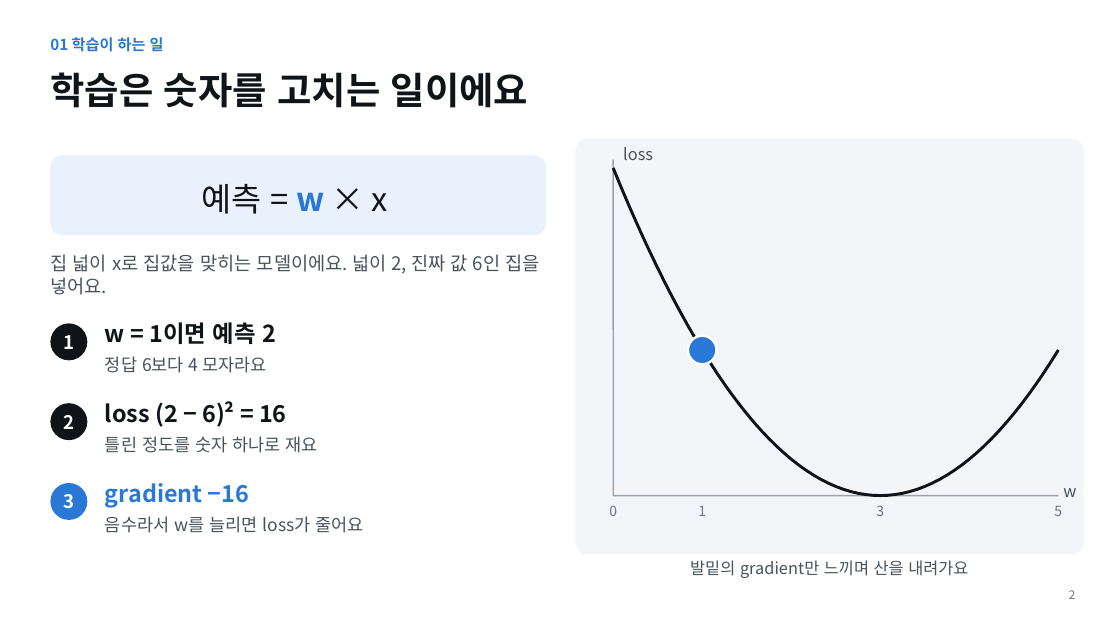
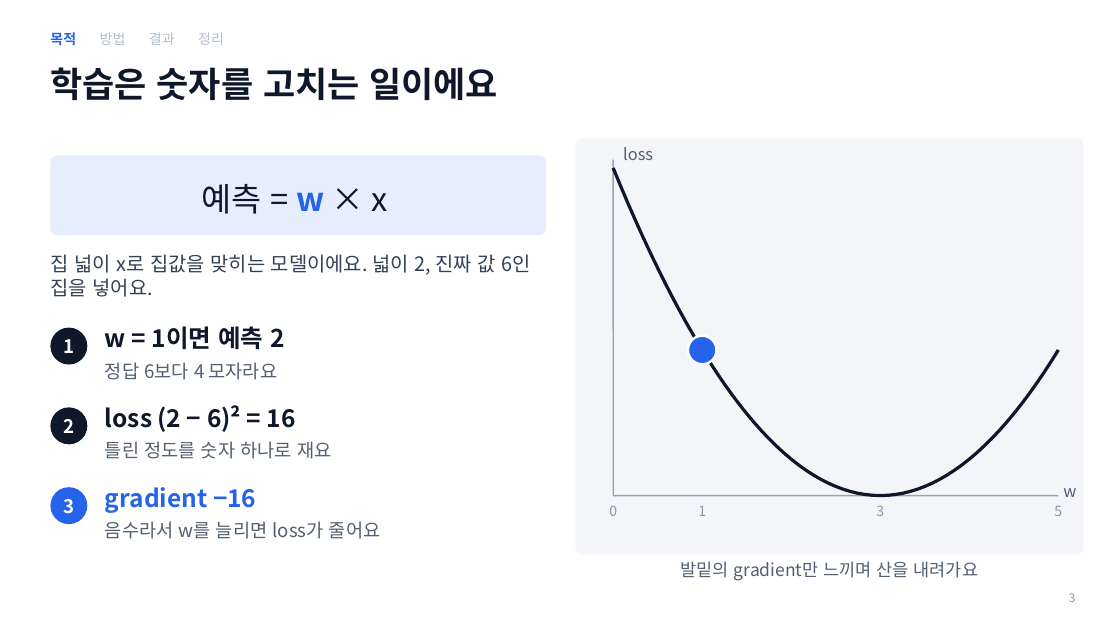
Before and after one commit to tkdgh123/tkdgh123.github.io, a slide deck: slide 3 of adam/Adam_PaperSeminar.pptx (slide 2 before the commit). Drawn at 1120x630 pixels with LibreOffice and Linux fonts; fonts in the diff are those of the drawing. Boxes give left, top, right and bottom in pixels: in the first picture for what was removed or moved away, otherwise in the second. Text is boxed around its words. In the diff, an @@ line names an element or a change of style, - is before the commit and + after.

```diff
--- a/adam/Adam_PaperSeminar.pptx
+++ b/adam/Adam_PaperSeminar.pptx
@@ text removed at bbox=[50, 37, 164, 52] @@
-01 학습이 하는 일
@@ text added at bbox=[50, 32, 224, 46], 12 pt, text #B4BDC9 @@
+목적 방법 결과 정리
@@ title "학습은 숫자를 고치는 일이에요" at bbox=[50, 67, 498, 100]: size 32 to 30 pt, text colour #101418 to #0F172A @@
@@ rounded rectangle at bbox=[576, 139, 1084, 555]: proportions changed @@
@@ text "loss" at bbox=[623, 147, 653, 160]: text colour #4A525C to #526072 @@
@@ rounded rectangle "예측 = w × x" at bbox=[50, 155, 546, 235]: text colour #101418 to #0F172A in "예측 = × x"; text colour #2A78D6 to #2563EB in "w"; fill #E8F1FC to #E6EEFD; proportions changed @@
@@ freeform shape at bbox=[613, 168, 1059, 496]: outline #101418 2.5 pt to #0F172A 2.75 pt @@
@@ line (613, 160) - (613, 496): stroke #9AA3AD 1.25 pt to #98A2B3 1.25 pt @@
@@ text "집 넓이 x로 집값을 맞히는 ..." at bbox=[50, 254, 531, 297]: size 16 to 17 pt, text colour #4A525C to #334155 @@
@@ ellipse at bbox=[50, 328, 87, 365]: fill #101418 to #0F172A @@
@@ text "w = 1이면 예측 2" at bbox=[105, 326, 284, 350]: size 20 to 21 pt, text colour #101418 to #0F172A @@
@@ ellipse at bbox=[688, 336, 717, 365]: fill #2A78D6 to #2563EB @@
@@ 3 texts, 3 ellipses: place and size @@
-3 texts, 3 ellipses at bbox=[50, 323, 87, 520]
+3 texts, 3 ellipses at bbox=[50, 328, 87, 524]
@@ ellipse at bbox=[50, 408, 87, 444]: fill #101418 to #0F172A @@
@@ text "loss (2 − 6)² = ..." at bbox=[105, 405, 296, 432]: size 20 to 21 pt, text colour #101418 to #0F172A @@
@@ size 15 to 16 pt, text colour #4A525C to #526072 in 3 elements at bbox=[105, 521, 380, 539], bbox=[105, 362, 277, 380], bbox=[105, 441, 331, 459] @@
@@ ellipse at bbox=[50, 487, 87, 524]: fill #2A78D6 to #2563EB @@
@@ text "gradient −16" at bbox=[105, 487, 256, 513]: size 20 to 21 pt, text colour #2A78D6 to #2563EB @@
@@ line (613, 496) - (1059, 496): stroke #9AA3AD 1.25 pt to #98A2B3 1.25 pt @@
@@ text colour #6B737D to #8A94A3 in 4 elements at bbox=[609, 506, 617, 516], bbox=[698, 506, 706, 516], bbox=[876, 506, 884, 516], bbox=[1054, 506, 1062, 516] @@
@@ text "w" at bbox=[1063, 488, 1076, 497]: text colour #4A525C to #526072 @@
@@ text "발밑의 gradient만 느끼며 산을 내려가요" at bbox=[681, 561, 978, 581]: size 14 to 15 pt, text colour #4A525C to #526072 @@
@@ page number removed at bbox=[1069, 590, 1075, 599] @@
-2
@@ page number added at bbox=[1069, 593, 1075, 602], 10 pt, text #8A94A3 @@
+3
```
Also in this commit, not shown: 15 other slides changed, 2 slides added, 1 slide removed, 3 other files.
